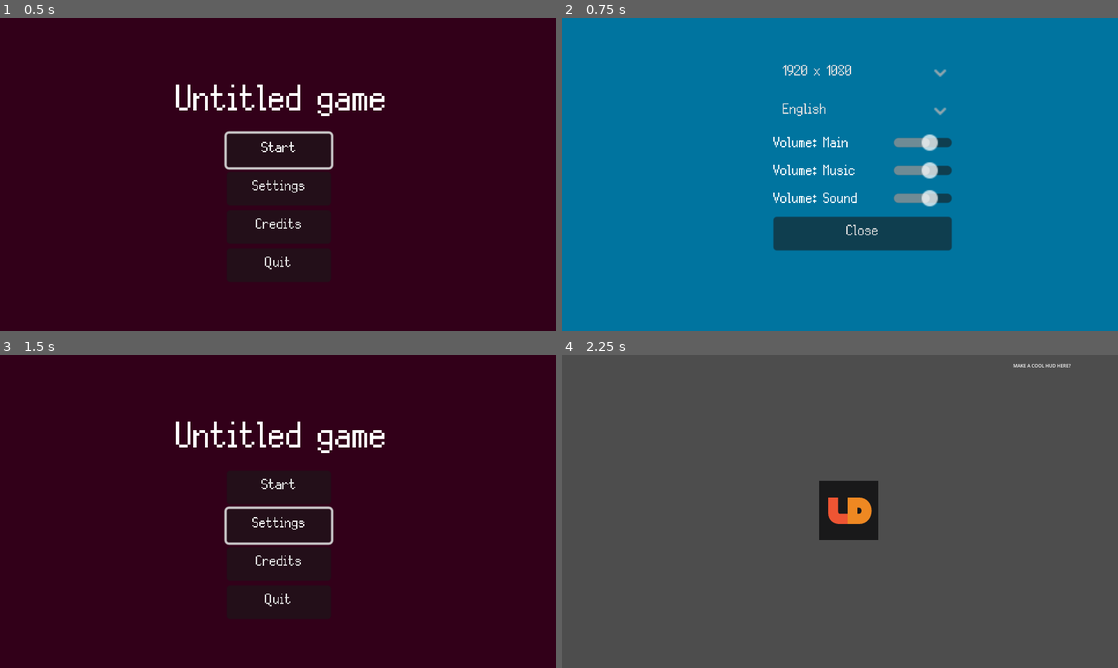
Above: before the commit, frames 1-4 (two rows, left to right).
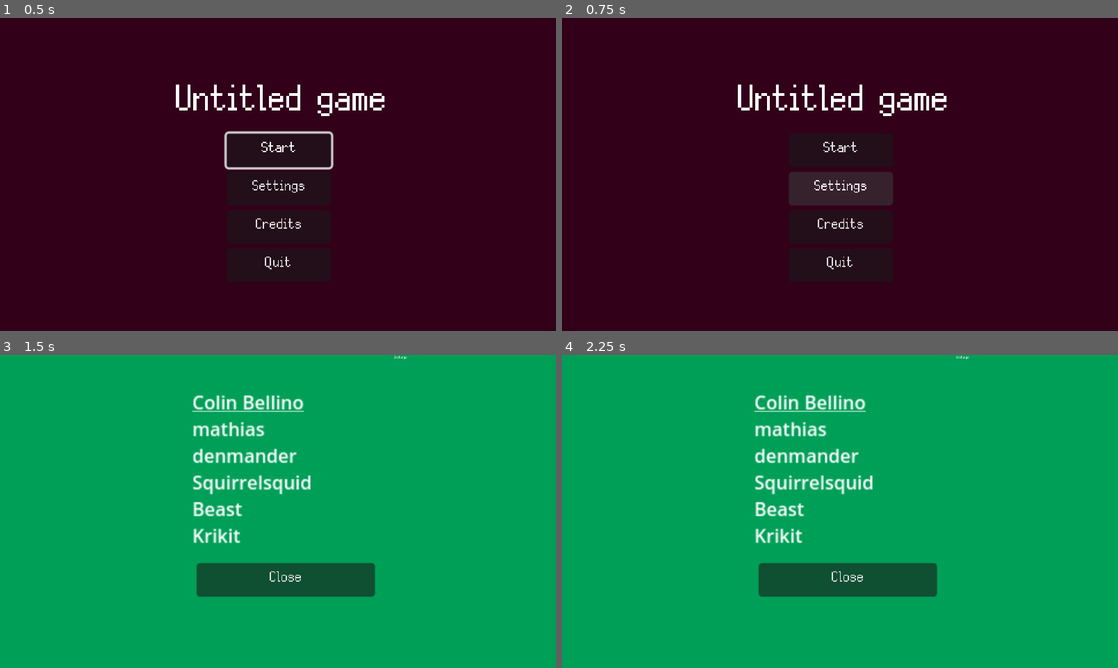
Above: after the commit, the same moments.

Repository: colinbellino/ludum-dare-53
Game: Godot game, scene res://media/scenes/main.tscn
Same seed, same stepped clock (60 frames per second), same inputs: the game is played once before the commit and once after it.
Inputs:
- Up to frame 1 (0.5 s): no input
- Up to frame 2 (0.75 s): click "Settings" at 0.5 s
- Up to frame 3 (1.5 s): click "Credits" at 1.25 s
- Up to frame 4 (2.25 s): click "Start" at 2 s

Frame 1 is identical in both runs. In frame 2, 100% of the frame differs, in the area x 0-100%, y 0-100%; in frame 3, 100%; in frame 4, 100%.

Commit message:
Fix WebGL build

Diff:
--- a/project.godot
+++ b/project.godot
@@ -194,3 +194,4 @@
 [rendering]
 
 renderer/rendering_method="gl_compatibility"
+renderer/rendering_method.mobile="gl_compatibility"
--- a/src/SettingsUI.gd
+++ b/src/SettingsUI.gd
@@ -72,7 +72,7 @@
 	if show_quit_button:
 		button_quit.visible = true
 
-	visible = true
+	visible = false
 
 func close() -> void:
 	visible = false
--- a/src/TitleUI.gd
+++ b/src/TitleUI.gd
@@ -54,7 +54,6 @@
 	Globals.ui_credits.open()
 
 func button_settings_closed() -> void:
-	print("button_settings_pressed")
 	button_settings.grab_focus()
 
 func button_quit_pressed() -> void:
Not shown, changed: export_presets.cfg
Not shown, changed: build_version.sh
